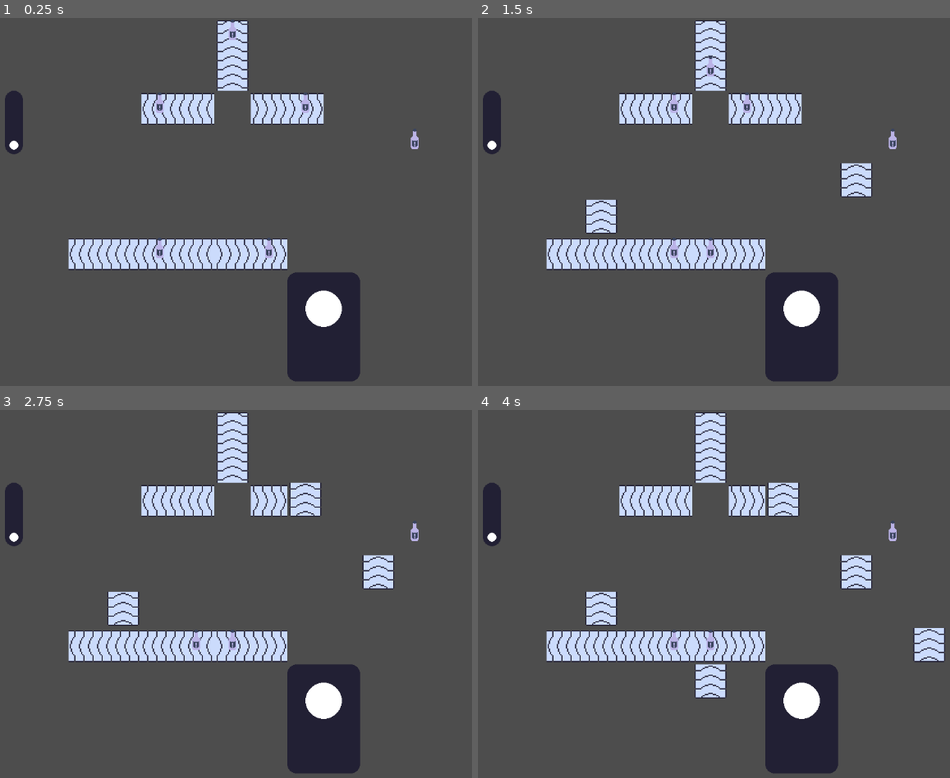
Above: before the commit, frames 1-4 (two rows, left to right).
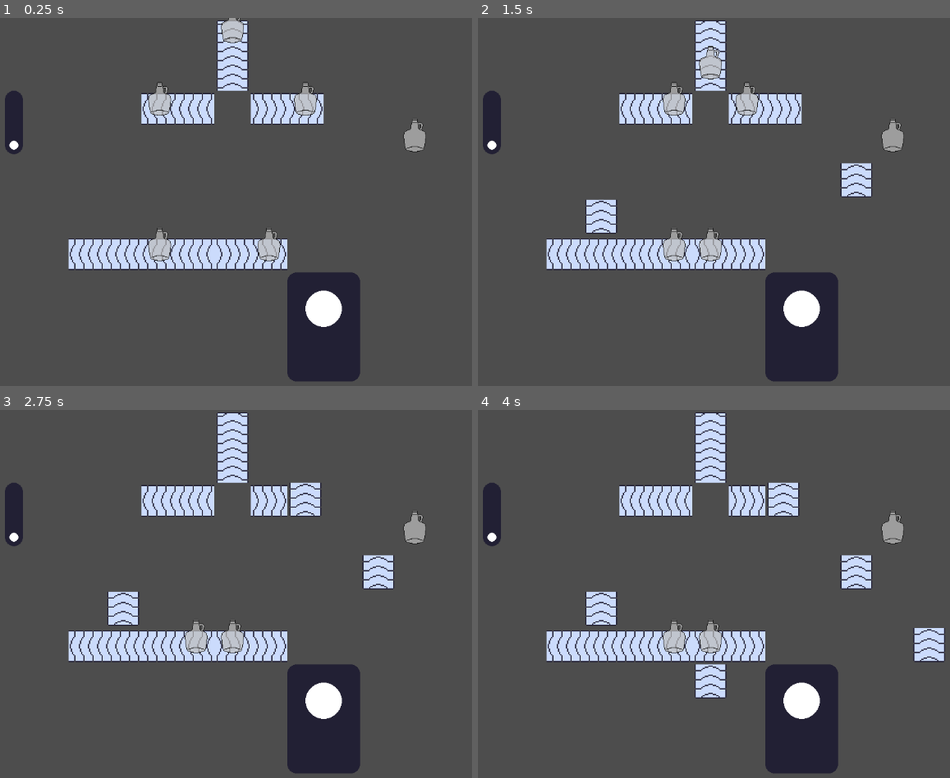
Above: after the commit, the same moments.

Repository: fennylol/juice_time
Game: Godot game, scene res://main.tscn
Two runs of this game, one before a commit and one after it. Both use one fixed random seed, a clock stepped at 60 frames per second and the inputs below.
Inputs (mouse positions are in pixels of both pictures, inside the frame that each line leads up to):
- Up to frame 1 (0.25 s): no input
- Up to frame 2 (1.5 s): tap Enter at 0.5 s; move the mouse to (874, 183) at 0.52 s; click (874, 183) at 0.6 s; tap Space at 1.25 s; move the mouse to (596, 220) at 1.27 s; click (596, 220) at 1.35 s
- Up to frame 3 (2.75 s): move the mouse to (316, 513) at 2.02 s; click (316, 513) at 2.1 s
- Up to frame 4 (4 s): tap Enter at 2.75 s; move the mouse to (695, 667) at 2.77 s; click (695, 667) at 2.85 s; tap Space at 3.5 s; move the mouse to (926, 649) at 3.52 s; click (926, 649) at 3.6 s

The runs differ from the first frame. In frame 1, 1.8% of the frame differs, in the area x 31-91%, y 0-67%; in frame 2, 1.8%, in the area x 39-91%, y 7-67%; in frame 3, 0.9%; in frame 4, 0.9%.

Commit message:
bottle texturing

Diff:
--- a/factory/factory_floor.tscn
+++ b/factory/factory_floor.tscn
@@ -1,19 +1,22 @@
 [gd_scene load_steps=10 format=3 uid="uid://d1xyjg3y63hy6"]
 
 [ext_resource type="Script" path="res://factory/factory_floor.gd" id="1_worr6"]
-[ext_resource type="Texture2D" uid="uid://dhnakla0j3ysu" path="res://JUICE/bottle_simple.png" id="2_84btv"]
 [ext_resource type="TileSet" uid="uid://cdn72xl37w60f" path="res://conveyor/conveyor_animated.tres" id="2_pthvs"]
+[ext_resource type="Texture2D" uid="uid://byt4riujt255d" path="res://JUICE/bottle.png" id="3_5j0jf"]
 [ext_resource type="TileSet" uid="uid://bodklg5klc7vw" path="res://machines/simple_machines.tres" id="3_aekq4"]
 [ext_resource type="Texture2D" uid="uid://dionngwcf1sje" path="res://truck/truck_and_fillers.png" id="5_khxmr"]
 
-[sub_resource type="TileSetAtlasSource" id="TileSetAtlasSource_nwfln"]
-texture = ExtResource("2_84btv")
+[sub_resource type="TileSetAtlasSource" id="TileSetAtlasSource_bocnk"]
+texture = ExtResource("3_5j0jf")
 texture_region_size = Vector2i(64, 64)
+1:0/size_in_atlas = Vector2i(1, 2)
+1:0/0 = 0
+0:0/size_in_atlas = Vector2i(1, 2)
 0:0/0 = 0
 
 [sub_resource type="TileSet" id="TileSet_u4uko"]
 tile_size = Vector2i(64, 64)
-sources/0 = SubResource("TileSetAtlasSource_nwfln")
+sources/0 = SubResource("TileSetAtlasSource_bocnk")
 
 [sub_resource type="TileSetAtlasSource" id="TileSetAtlasSource_id03h"]
 texture = ExtResource("5_khxmr")
@@ -45,7 +48,11 @@
 [node name="bottle_tiles" type="TileMap" parent="."]
 tile_set = SubResource("TileSet_u4uko")
 format = 2
+layer_0/name = "outline"
 layer_0/tile_data = PackedInt32Array(8, 0, 0, 131078, 0, 0, 196621, 0, 0, 131082, 0, 0, 393225, 0, 0, 393222, 0, 0)
+layer_1/name = "liquid"
+layer_1/z_index = 1
+layer_1/tile_data = PackedInt32Array()
 
 [node name="machine_tiles" type="TileMap" parent="."]
 tile_set = ExtResource("3_aekq4")
Binary file added: JUICE/bottle.png
Not shown, added: JUICE/bottle.png.import
Binary file added: JUICE/bottle_small.png
Not shown, added: JUICE/bottle_small.png.import
